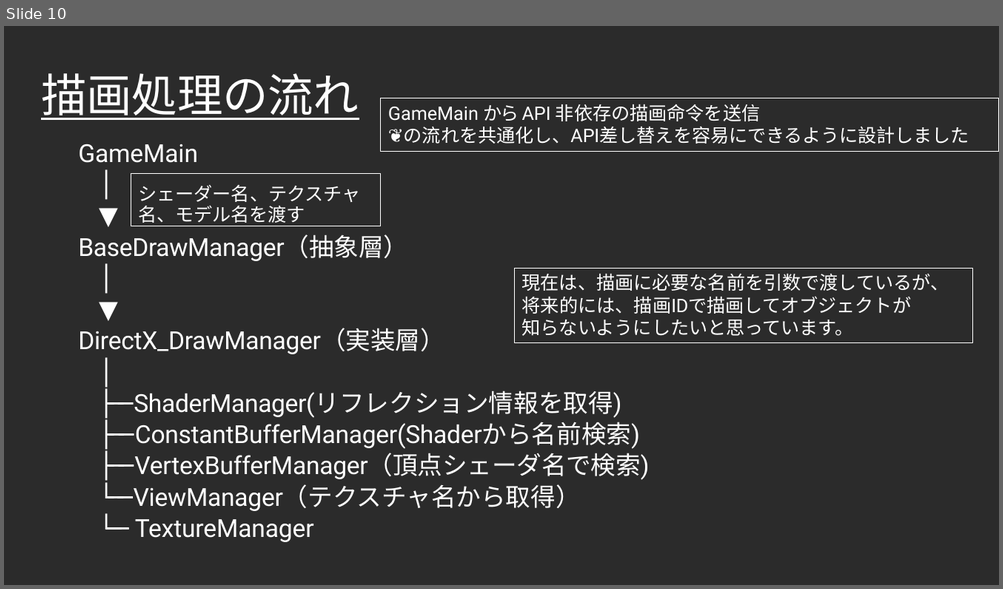
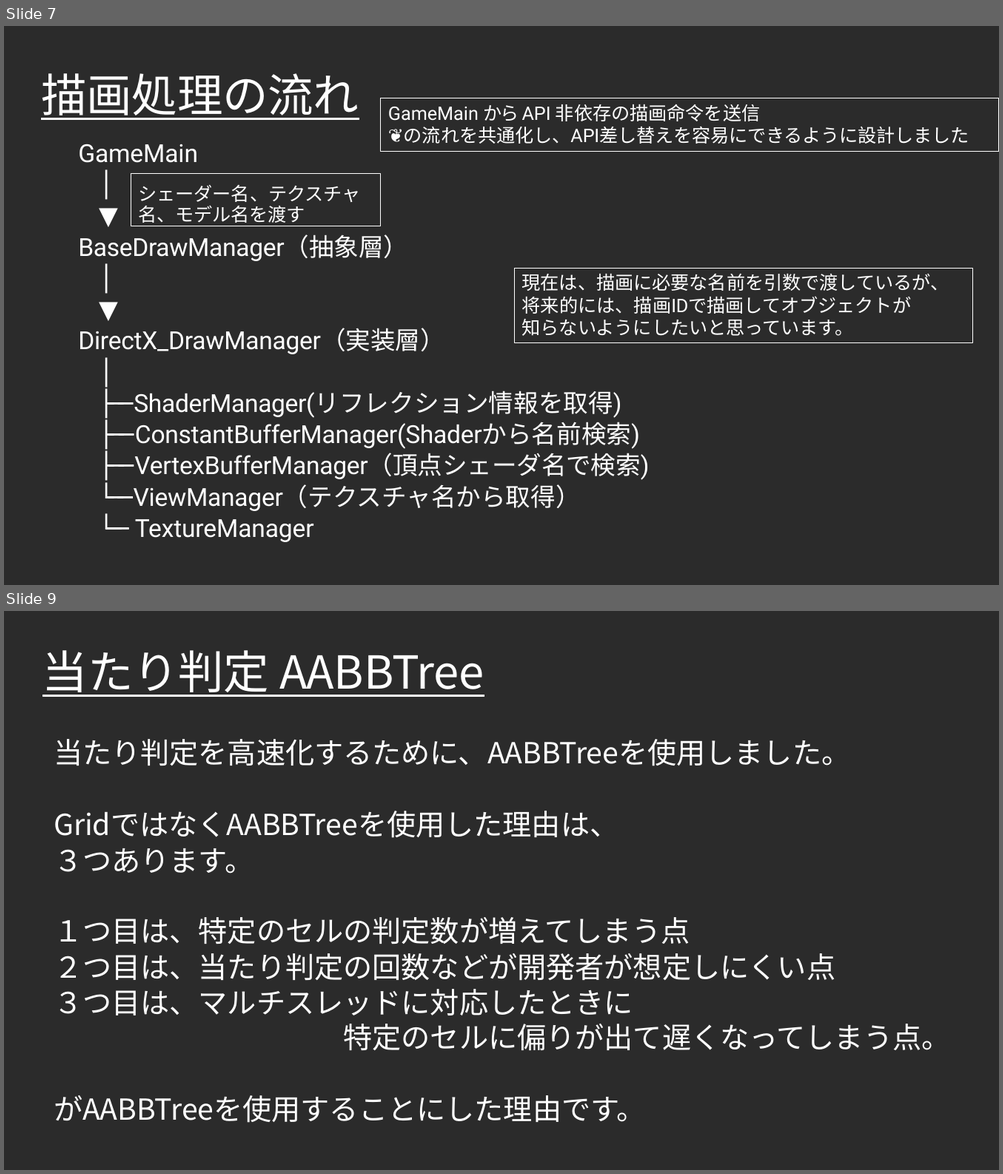
Before and after one commit to Takeshi0106/Action_Game, a slide deck: 作品詳細アピール.pptx. Shown one above the other, each under a label of ours: slide 10 before the commit, slides 7 and 9 after it; the slides between them are not shown. The pictures are 1003x589 and 1003x1174 pixels, drawn with LibreOffice and Linux fonts; fonts in the diff are those of the drawing; background and template pictures are left out; a plain dark background stands for a picture behind light text. Boxes give left, top, right and bottom in pixels: in the first picture for what was removed or moved away, otherwise in the second. Text is boxed around its words. In the diff, an @@ line names an element or a change of style, - is before the commit and + after.

```diff
--- a/作品詳細アピール.pptx
+++ b/作品詳細アピール.pptx
@@ slide 9 added at [4, 611, 999, 1170], background picture (left out) @@
@@ title added at [42, 650, 484, 697], 44 pt, text #FFFFFF, underline @@
+当たり判定 AABBTree
@@ text added at [54, 739, 950, 1123], 28 pt, text #FFFFFF @@
+当たり判定を高速化するために、AABBTreeを使用しました。
+GridではなくAABBTreeを使用した理由は、
+３つあります。
+１つ目は、特定のセルの判定数が増えてしまう点
+２つ目は、当たり判定の回数などが開発者が想定しにくい点
+３つ目は、マルチスレッドに対応したときに
+特定のセルに偏りが出て遅くなってしまう点。
+がAABBTreeを使用することにした理由です。
@@ what was slide 10 is now slide 7 @@
```
Also in this commit, not shown: 3 slides changed, 2 other slides added, 5 slides removed, 1 other file.
